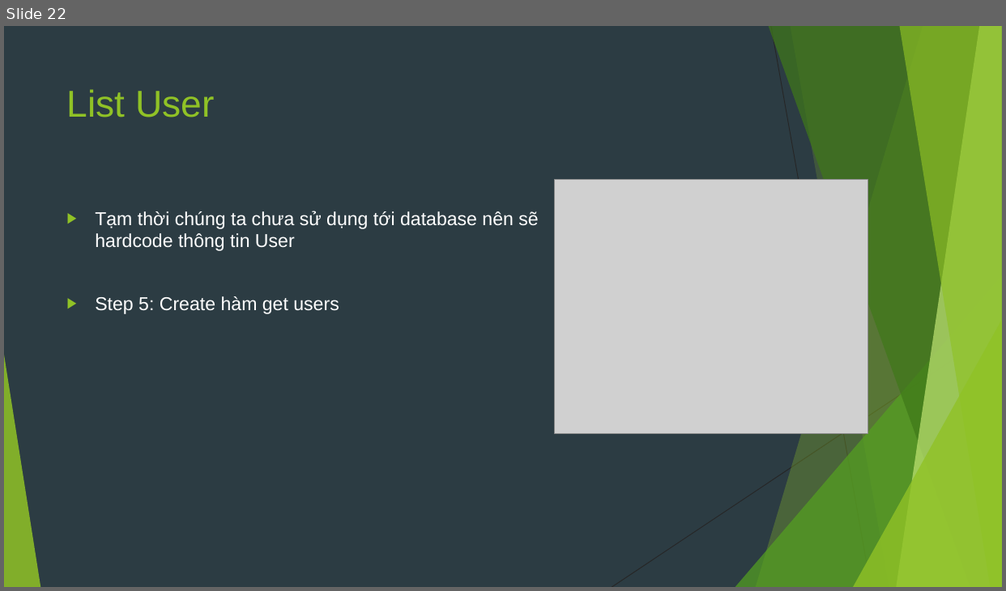
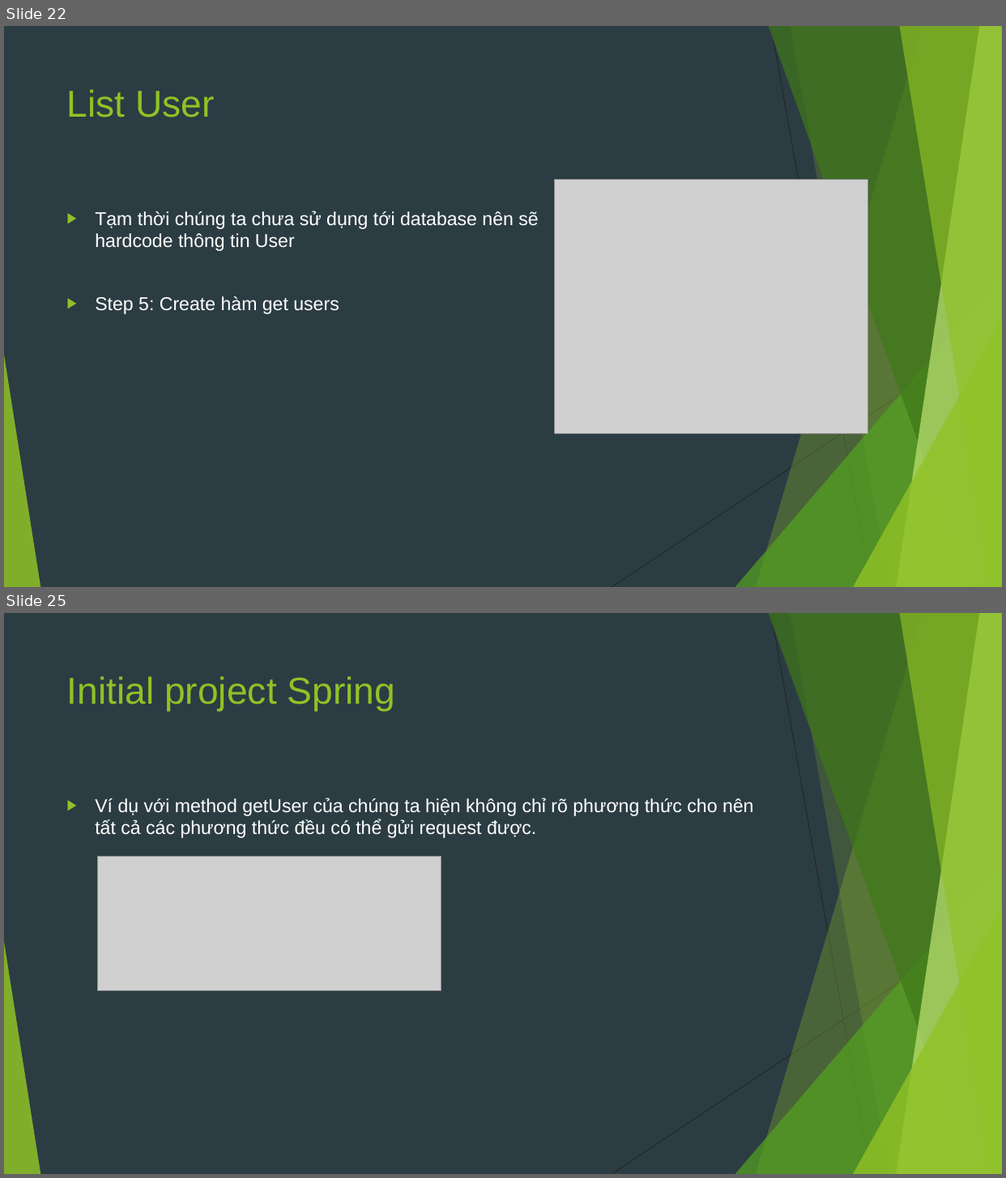
Before and after one commit to sobbingwind/SpringBoot, a slide deck: 02.RESTful API.pptx. Shown one above the other, each under a label of ours: slide 22 before the commit, slides 22 and 25 after it; the slides between them are not shown. The pictures are 1006x591 and 1006x1178 pixels, drawn with LibreOffice and Linux fonts; fonts in the diff are those of the drawing; grey boxes stand for pictures. Boxes give left, top, right and bottom in pixels: in the first picture for what was removed or moved away, otherwise in the second. Text is boxed around its words. In the diff, an @@ line names an element or a change of style, - is before the commit and + after.

```diff
--- a/02.RESTful API.pptx
+++ b/02.RESTful API.pptx
@@ slide 25 added at (x1=4, y1=613, x2=1002, y2=1174), background #2C3C43; not listed: 10 template elements that a slide beside it also shows @@
@@ title added at (x1=67, y1=676, x2=395, y2=712), 36 pt, text #90C226 @@
+Initial project Spring
@@ text added at (x1=95, y1=798, x2=754, y2=838), 18 pt, text #FFFFFF @@
+▶ Ví dụ với method getUser của chúng ta hiện không chỉ rõ phương thức cho nên tất cả các phương thức đều có thể gửi request được.
@@ picture added at (x1=98, y1=857, x2=441, y2=991) @@
```
Also in this commit, not shown: 1 slide changed, 6 other slides added.
